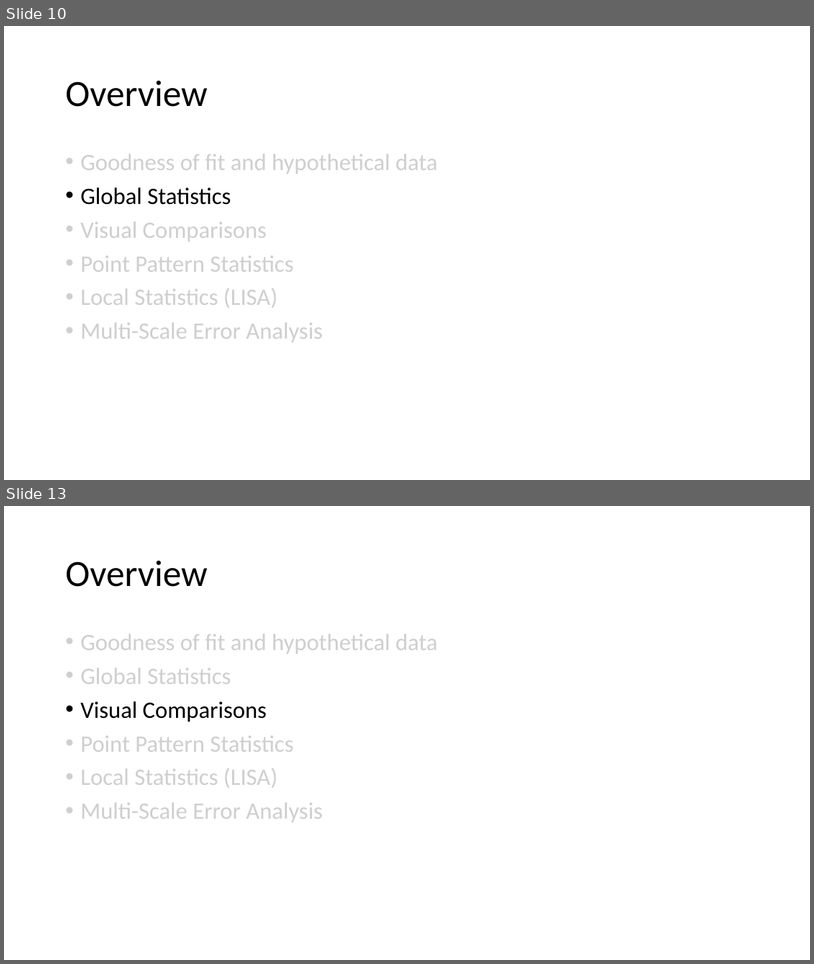
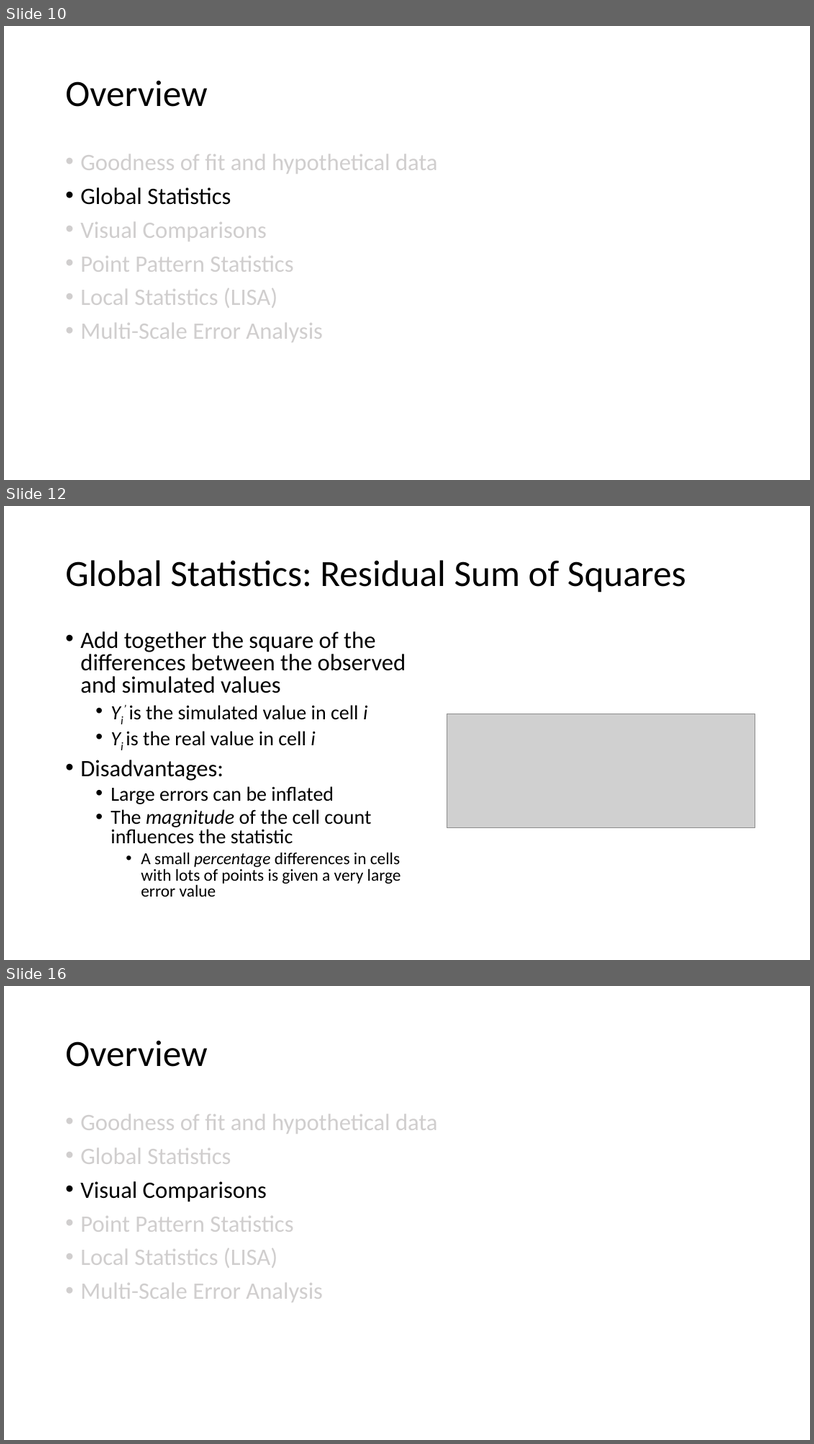
Before and after one commit to abmgis/abmgis, a slide deck: Chapter09-SpatialStatistics/Chapter9.pptx. Shown one above the other, each under a label of ours: slides 10 and 13 before the commit, slides 10, 12 and 16 after it; the slides between them are not shown. The pictures are 814x964 and 814x1444 pixels, drawn with LibreOffice and Linux fonts; fonts in the diff are those of the drawing; grey boxes stand for pictures. Boxes give left, top, right and bottom in pixels: in the first picture for what was removed or moved away, otherwise in the second. Text is boxed around its words. In the diff, an @@ line names an element or a change of style, - is before the commit and + after.

```diff
--- a/Chapter09-SpatialStatistics/Chapter9.pptx
+++ b/Chapter09-SpatialStatistics/Chapter9.pptx
@@ slide 12 added at box(4, 506, 810, 960), background #FFFFFF @@
@@ title added at box(65, 560, 687, 592), 44 pt, text #000000 @@
+Global Statistics: Residual Sum of Squares
@@ text added at box(80, 631, 406, 896), 24 pt, text #000000 @@
+• Add together the square of the differences between the observed and simulated values
+  • Yi’ is the simulated value in cell i
+  • Yi is the real value in cell i
+• Disadvantages:
+  • Large errors can be inflated
+  • The magnitude of the cell count influences the statistic
+    • A small percentage differences in cells with lots of points is given a very large error value
@@ picture added at box(448, 714, 756, 827) @@
@@ what was slide 13 is now slide 16 @@
```
Also in this commit, not shown: 6 other slides added, 4 slides removed, 6 other files.
